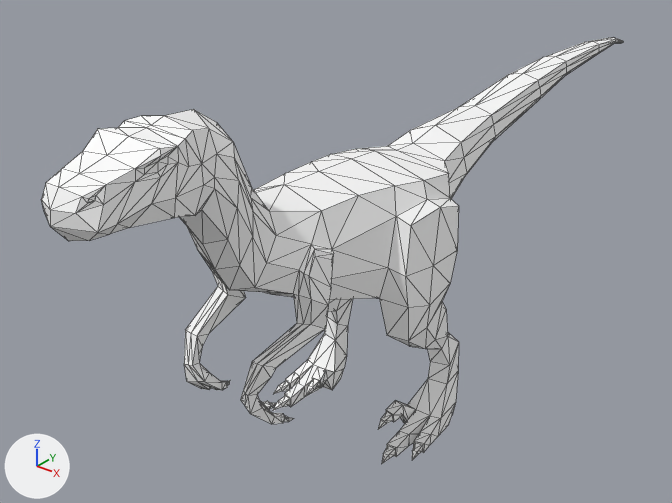
One commit to the glTF model frontend/assets/models3d/packs/quaternius-fbx/velociraptor.glb: the scene before it, then after it.
Camera for both pictures: a 50 mm camera at (2.15, -2.95, 2.54) aimed at (-0.3, 0.1, 0.65). The axes (+X, +Y, +Z) are drawn at lower left. The lights are the same throughout. The older version comes first. Mesh edges are drawn as thin lines. Where no turn or scale is listed for an object, it has been applied to the vertices.

The first picture shows 'Velociraptor'.
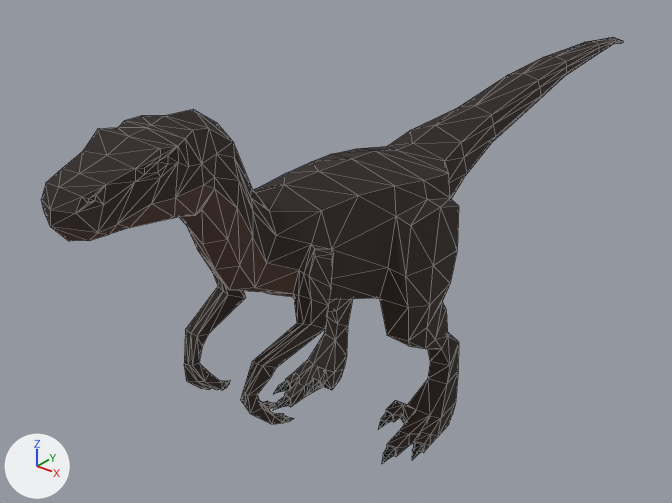
The change in detail:
Material 'Material_0' (mat_material_0) changes colour from white #ffffff to black #271a15; in linear values from (1.0, 1.0, 1.0) to (0.0201, 0.0103, 0.00756).
In material 'Material_0' (mat_material_0), emission_strength is now set to 1.0.
In material 'Material_0' (mat_material_0), emission_color is now set to (0.0201, 0.0103, 0.00756), black #271a15.
Material 'Material_1' (mat_material_1) changes colour from white #ffffff to black #160d0a; in linear values from (1.0, 1.0, 1.0) to (0.00814, 0.00418, 0.00309).
In material 'Material_1' (mat_material_1), emission_strength is now set to 1.0.
In material 'Material_1' (mat_material_1), emission_color is now set to (0.00814, 0.00418, 0.00309), black #160d0a.
Material 'Material_2' (mat_material_2) changes colour from white #ffffff to black #010101; in linear values from (1.0, 1.0, 1.0) to (0.000434, 0.000434, 0.000434).

Location of each change, [x1, y1, x2, y2] in pixels of the pictures (672 x 503 px):
'Velociraptor', recoloured, surface changed (white to black): [41, 37, 623, 463] in both
